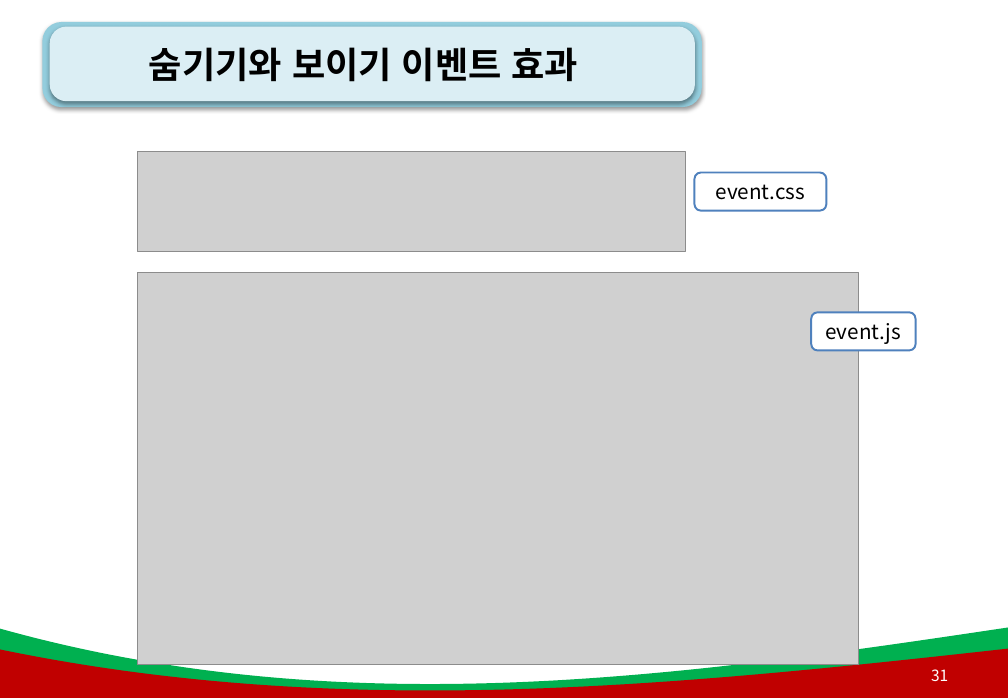
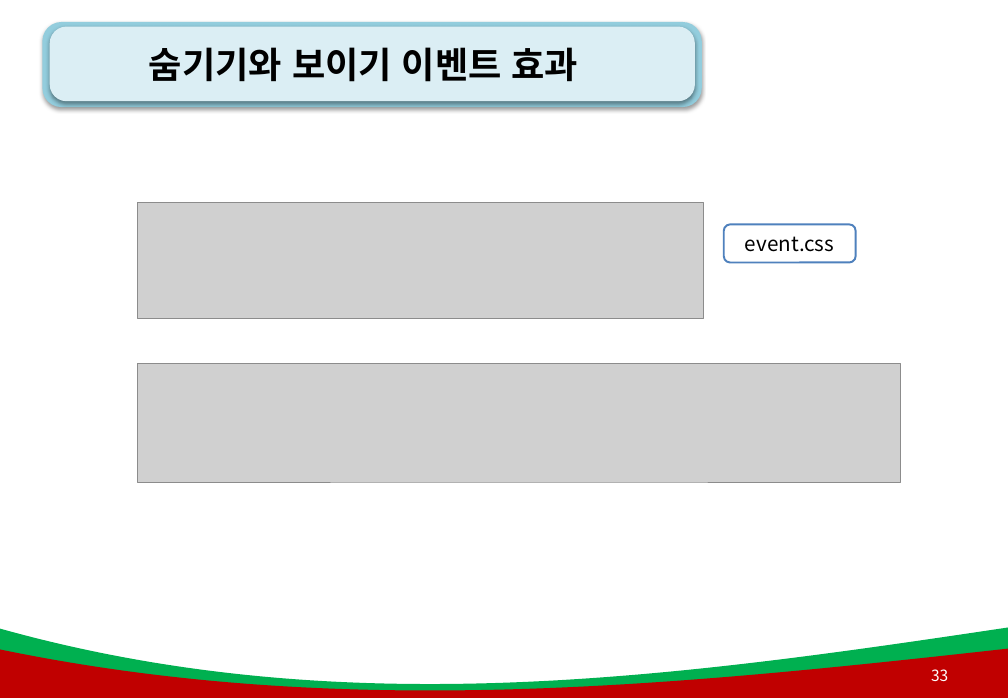
Before and after one commit to AhNyx/js_works, a slide deck: slide 33 of green_project_web/js_ppt/4강. js_함수(메서드).pptx (slide 31 before the commit). Drawn at 1008x698 pixels with LibreOffice and Linux fonts; fonts in the diff are those of the drawing; grey boxes stand for pictures; background and template pictures are left out. Boxes give left, top, right and bottom in pixels: in the first picture for what was removed or moved away, otherwise in the second. Text is boxed around its words. In the diff, an @@ line names an element or a change of style, - is before the commit and + after.

```diff
--- a/green_project_web/js_ppt/4강. js_함수(메서드).pptx
+++ b/green_project_web/js_ppt/4강. js_함수(메서드).pptx
@@ picture removed at [138, 151, 685, 251] @@
@@ picture added at [138, 203, 704, 319] @@
@@ rounded rectangle "event.css": place and size @@
-rounded rectangle "event.css" at [694, 172, 827, 210]
+rounded rectangle "event.css" at [724, 224, 856, 262]
@@ picture removed at [138, 273, 859, 665] @@
@@ rounded rectangle removed at [812, 313, 916, 351] @@
-event.js
@@ picture added at [138, 364, 901, 482] @@
@@ page number at [931, 669, 948, 681]: text changed @@
-31
+33
```
Also in this commit, not shown: 9 other slides changed, 3 slides added, 31 other files.
